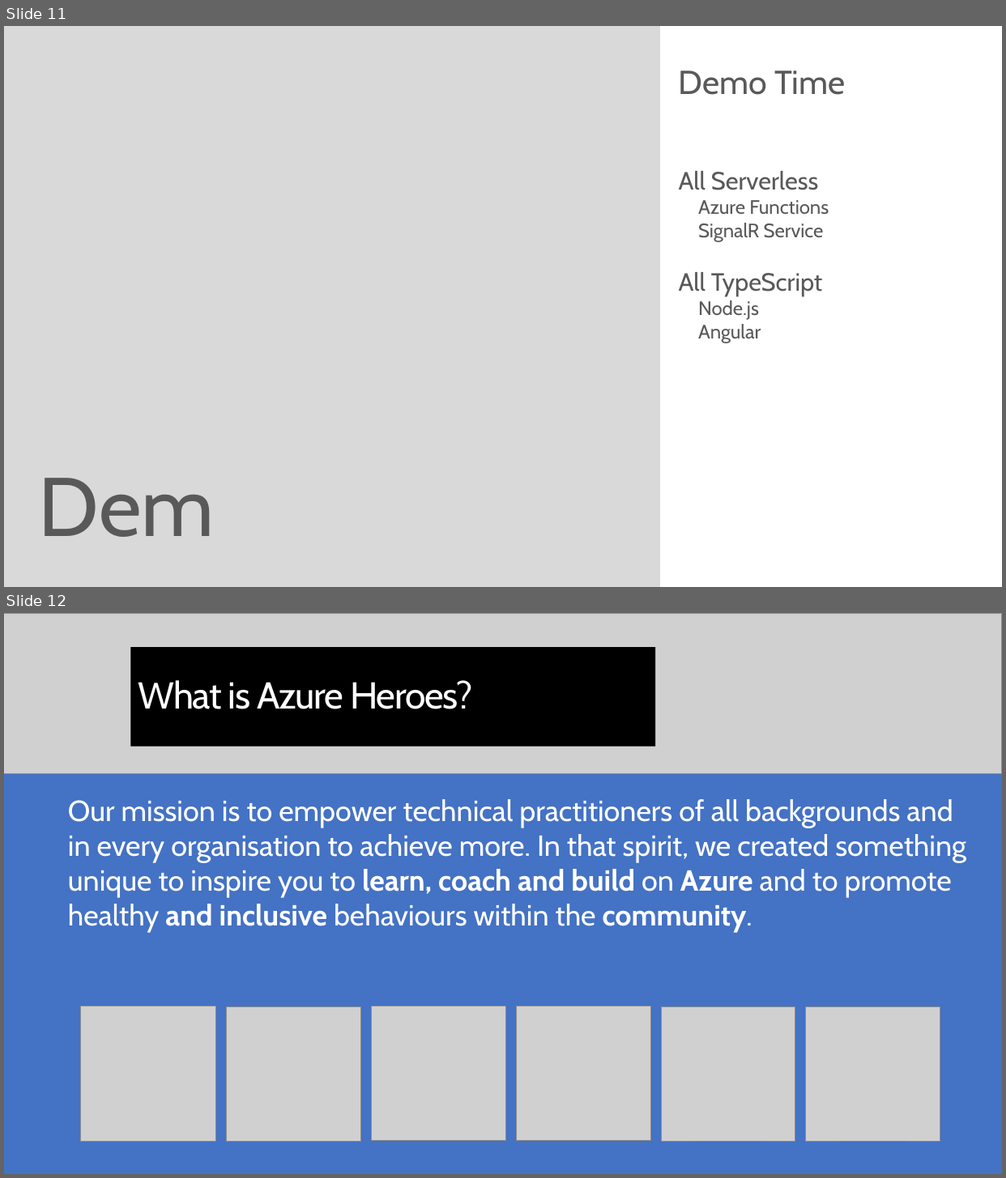
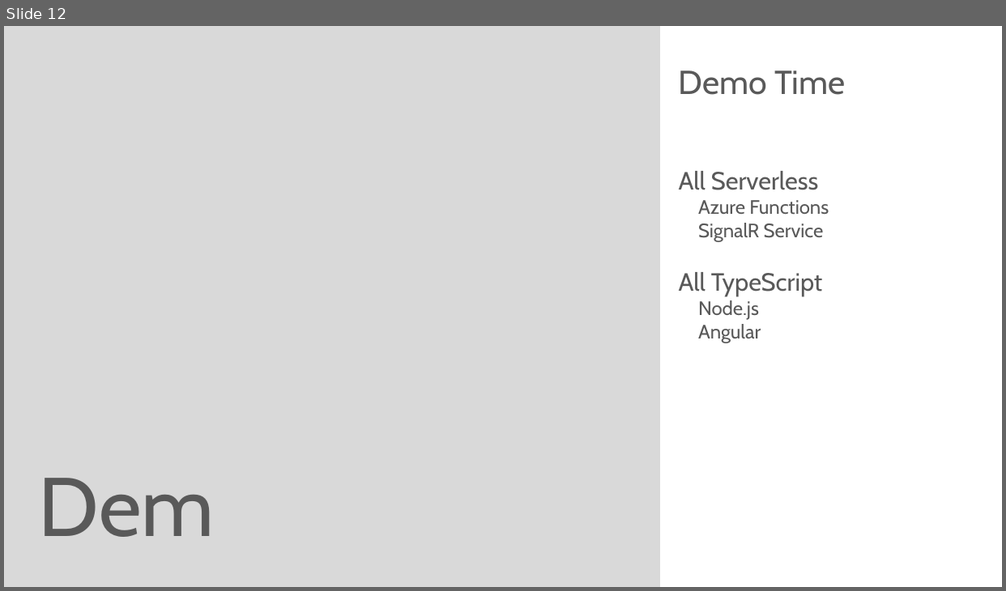
Before and after one commit to rstropek/Samples, a slide deck: AsyncBlazor/Slides/AsyncServerless.pptx. Shown one above the other, each under a label of ours: slides 11 and 12 before the commit, slide 12 after it. The pictures are 1006x1178 and 1006x591 pixels, drawn with LibreOffice and Linux fonts; fonts in the diff are those of the drawing; grey boxes stand for pictures. Boxes give left, top, right and bottom in pixels: in the first picture for what was removed or moved away, otherwise in the second. Text is boxed around its words. In the diff, an @@ line names an element or a change of style, - is before the commit and + after.

```diff
--- a/AsyncBlazor/Slides/AsyncServerless.pptx
+++ b/AsyncBlazor/Slides/AsyncServerless.pptx
@@ slide 12 removed at [4, 613, 1002, 1174], background #4472C4 @@
@@ picture removed at [4, 613, 1001, 774] @@
@@ title removed at [130, 648, 655, 747] @@
-What is Azure Heroes?
@@ text removed at [68, 799, 966, 933] @@
-Our mission is to empower technical practitioners of all backgrounds and in every organisation to achieve more. In that spirit, we created something unique to inspire you to learn, coach and build on Azure and to promote healthy and inclusive behaviours within the community.
@@ picture removed at [80, 1006, 216, 1142] @@
@@ picture removed at [226, 1007, 360, 1142] @@
@@ picture removed at [372, 1007, 505, 1141] @@
@@ picture removed at [516, 1007, 650, 1141] @@
@@ picture removed at [661, 1007, 795, 1141] @@
@@ picture removed at [806, 1007, 940, 1141] @@
@@ what was slide 11 is now slide 12 @@
```
Also in this commit, not shown: 3 slides changed, 1 slide added, 1 other slide removed.
